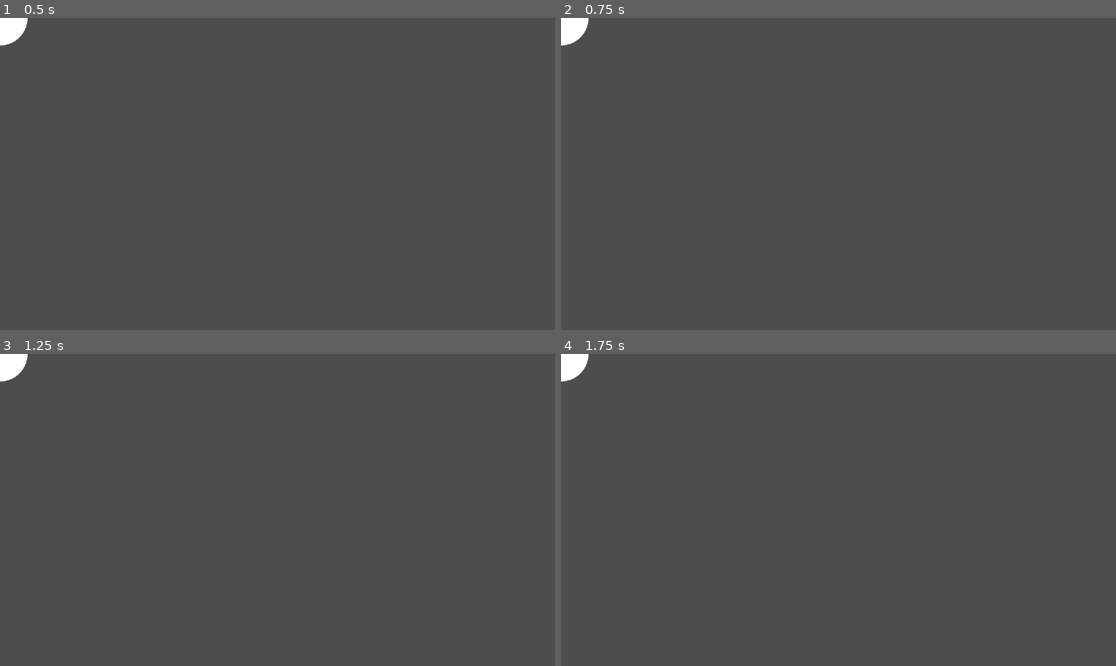
Above: before the commit, frames 1-4 (two rows, left to right).
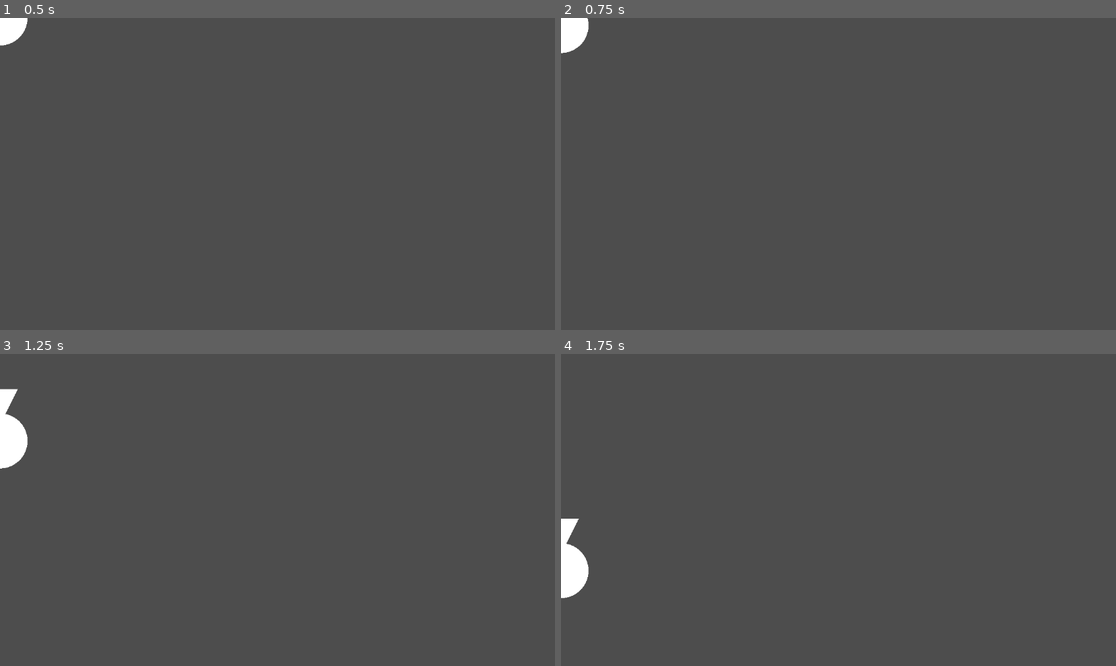
Above: after the commit, the same moments.

Repository: Leeway001Write/melonJam6
Game: Godot game, scene res://Levels/world.tscn
The game is run twice, just before and just after one commit, with the same random seed, the same clock (stepped at 60 frames per second) and the same inputs. Before the commit the project has no main scene; this scene is started directly in both runs.
Inputs:
- Up to frame 1 (0.5 s): no input
- Up to frame 2 (0.75 s): tap Enter at 0.5 s; hold W (forward, bound only after the commit) from 0.53 s (still down)
- Up to frame 3 (1.25 s): keep holding W (forward, bound only after the commit)
- Up to frame 4 (1.75 s): release W (forward, bound only after the commit) at 1.28 s

Frame 1 is identical in both runs. In frame 2, 0.1% of the frame differs, in the area x 0-6%, y 0-12%; in frame 3, 1.2%, in the area x 0-6%, y 0-37%; in frame 4, 1.2%.

Commit message:
You saw me.

Diff:
--- a/escape-from-greenland/Levels/world.tscn
+++ b/escape-from-greenland/Levels/world.tscn
@@ -1,23 +1,11 @@
-[gd_scene load_steps=4 format=3 uid="uid://yueyhrgmxpo4"]
+[gd_scene load_steps=3 format=3 uid="uid://yueyhrgmxpo4"]
 
-[sub_resource type="GDScript" id="GDScript_2wqeq"]
-resource_name = "ship-control"
-script/source = "extends CharacterBody2D
-"
-
-[sub_resource type="SphereMesh" id="SphereMesh_2wqeq"]
-
-[sub_resource type="CircleShape2D" id="CircleShape2D_2wqeq"]
+[ext_resource type="PackedScene" uid="uid://gjus2b6qt6k1" path="res://Prefabs/ship.tscn" id="1_kycxd"]
+[ext_resource type="PackedScene" uid="uid://6t48r1sfmkgl" path="res://Prefabs/booster.tscn" id="1_pbelu"]
 
 [node name="World" type="Node2D"]
 
-[node name="Ship" type="CharacterBody2D" parent="."]
-script = SubResource("GDScript_2wqeq")
+[node name="Ship" parent="." instance=ExtResource("1_kycxd")]
 
-[node name="MeshInstance2D" type="MeshInstance2D" parent="Ship"]
-scale = Vector2(114.22, 114.22)
-mesh = SubResource("SphereMesh_2wqeq")
-
-[node name="CollisionShape2D" type="CollisionShape2D" parent="Ship"]
-scale = Vector2(5.63639, 5.63639)
-shape = SubResource("CircleShape2D_2wqeq")
+[node name="Booster" parent="." instance=ExtResource("1_pbelu")]
+position = Vector2(2, -76)
--- /dev/null
+++ b/escape-from-greenland/Prefabs/booster.tscn
@@ -0,0 +1,22 @@
+[gd_scene load_steps=4 format=3 uid="uid://6t48r1sfmkgl"]
+
+[ext_resource type="Script" uid="uid://cnsnk4cq5axtw" path="res://Scripts/booster.gd" id="1_6tacm"]
+
+[sub_resource type="PrismMesh" id="PrismMesh_im8oi"]
+
+[sub_resource type="RectangleShape2D" id="RectangleShape2D_jfkkc"]
+size = Vector2(12.4701, 20)
+
+[node name="Booster" type="CharacterBody2D" groups=["Booster", "Piece"]]
+script = ExtResource("1_6tacm")
+speed = 12.0
+
+[node name="MeshInstance2D" type="MeshInstance2D" parent="."]
+scale = Vector2(74.1493, 74.1493)
+mesh = SubResource("PrismMesh_im8oi")
+
+[node name="Area2D" type="Area2D" parent="."]
+
+[node name="CollisionShape2D" type="CollisionShape2D" parent="Area2D"]
+scale = Vector2(3.68884, 3.68884)
+shape = SubResource("RectangleShape2D_jfkkc")
--- /dev/null
+++ b/escape-from-greenland/Prefabs/ship.tscn
@@ -0,0 +1,30 @@
+[gd_scene load_steps=5 format=3 uid="uid://gjus2b6qt6k1"]
+
+[ext_resource type="PackedScene" uid="uid://6t48r1sfmkgl" path="res://Prefabs/booster.tscn" id="1_7nyfi"]
+[ext_resource type="Script" uid="uid://ravio3b5trcs" path="res://Scripts/ship.gd" id="1_ba1si"]
+
+[sub_resource type="SphereMesh" id="SphereMesh_2wqeq"]
+
+[sub_resource type="CircleShape2D" id="CircleShape2D_2wqeq"]
+
+[node name="Ship" type="CharacterBody2D"]
+script = ExtResource("1_ba1si")
+
+[node name="MeshInstance2D" type="MeshInstance2D" parent="."]
+scale = Vector2(114.22, 114.22)
+mesh = SubResource("SphereMesh_2wqeq")
+
+[node name="CollisionShape2D" type="CollisionShape2D" parent="."]
+scale = Vector2(5.63639, 5.63639)
+shape = SubResource("CircleShape2D_2wqeq")
+
+[node name="Components" type="Node2D" parent="."]
+
+[node name="Boosters" type="Node2D" parent="Components"]
+
+[node name="Booster" parent="Components/Boosters" instance=ExtResource("1_7nyfi")]
+position = Vector2(0, -71)
+attached = true
+
+[node name="ForwardPos" type="Node2D" parent="."]
+position = Vector2(0, 9)
--- /dev/null
+++ b/escape-from-greenland/Scripts/booster.gd
@@ -0,0 +1,5 @@
+extends Component
+
+class_name Booster
+
+@export var speed:float
--- /dev/null
+++ b/escape-from-greenland/Scripts/component.gd
@@ -0,0 +1,11 @@
+extends Node
+
+class_name Component
+
+@export var attached:bool
+@onready var trigger:Area2D = $Area2D
+
+func _process(delta: float) -> void:
+
+	if attached:
+		trigger.monitorable = false
--- /dev/null
+++ b/escape-from-greenland/Scripts/ship.gd
@@ -0,0 +1,13 @@
+extends CharacterBody2D
+
+var speed:float = 0
+
+func _physics_process(delta: float) -> void:
+	if Input.is_action_pressed('forward'):
+		for booster:Booster in $Components/Boosters.get_children():
+			speed += booster.speed
+		#print_debug(speed)
+
+	var dir = Vector2($ForwardPos.global_position - global_position).normalized()
+	velocity = dir * speed
+	move_and_slide()
--- a/escape-from-greenland/project.godot
+++ b/escape-from-greenland/project.godot
@@ -11,8 +11,32 @@
 [application]
 
 config/name="Escape from Greenland"
+run/main_scene="uid://yueyhrgmxpo4"
 config/features=PackedStringArray("4.4", "GL Compatibility")
 config/icon="res://icon.svg"
+
+[global_group]
+
+Booster=""
+Piece=""
+
+[input]
+
+forward={
+"deadzone": 0.2,
+"events": [Object(InputEventKey,"resource_local_to_scene":false,"resource_name":"","device":-1,"window_id":0,"alt_pressed":false,"shift_pressed":false,"ctrl_pressed":false,"meta_pressed":false,"pressed":false,"keycode":0,"physical_keycode":87,"key_label":0,"unicode":119,"location":0,"echo":false,"script":null)
+]
+}
+left={
+"deadzone": 0.2,
+"events": [Object(InputEventKey,"resource_local_to_scene":false,"resource_name":"","device":-1,"window_id":0,"alt_pressed":false,"shift_pressed":false,"ctrl_pressed":false,"meta_pressed":false,"pressed":false,"keycode":0,"physical_keycode":65,"key_label":0,"unicode":97,"location":0,"echo":false,"script":null)
+]
+}
+right={
+"deadzone": 0.2,
+"events": [Object(InputEventKey,"resource_local_to_scene":false,"resource_name":"","device":-1,"window_id":0,"alt_pressed":false,"shift_pressed":false,"ctrl_pressed":false,"meta_pressed":false,"pressed":false,"keycode":0,"physical_keycode":68,"key_label":0,"unicode":100,"location":0,"echo":false,"script":null)
+]
+}
 
 [rendering]
 
Not shown, added: escape-from-greenland/Scripts/booster.gd.uid
Not shown, added: escape-from-greenland/Scripts/component.gd.uid
Not shown, added: escape-from-greenland/Scripts/ship.gd.uid
Not shown, added: escape-from-greenland/Prefabs/ship.tscn1737676277.tmp
Not shown, added: escape-from-greenland/Prefabs/ship.tscn1773408566.tmp
